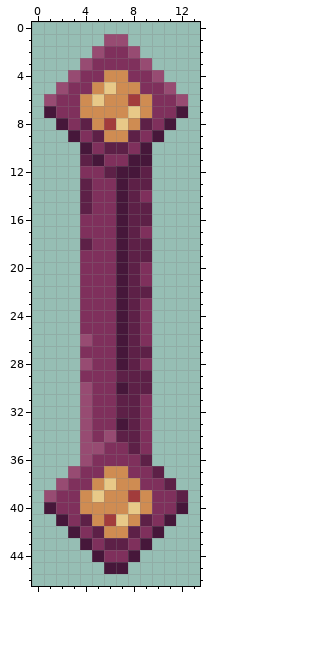
Two versions of one pixel-art sprite, assets/ui/vscroll-grabber.png. The first picture shows the starting point.
The file is 14x47 pixels.
After:
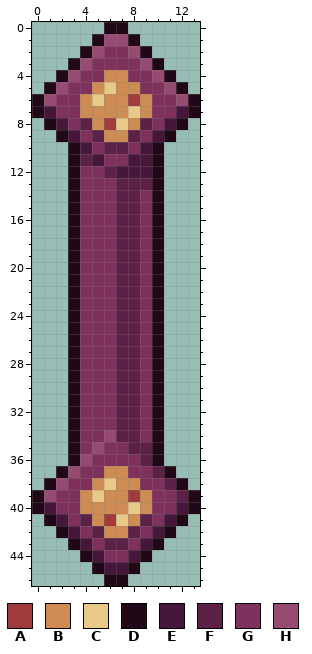
Palette (. is transparent): A #a23c3c  B #cf8c52  C #e8c988  D #200816  E #46173a  F #5d2047  G #7f305c  H #974b72
Changes in this commit:
@@ x 0..13 @@
- 0 ..............
- 1 ......HH......
- 2 .....HGGH.....
- 3 ....HGGGGH....
- 4 ...HGGBBGGH...
- 5 ..HGGBCBBGGH..
- 6 .HGGBCBBABGGH.
- 7 .EGGBBBBCBGGE.
- 8 ..EGFBACBFGE..
- 9 ...EGFBBFGE...
-10 ....EGFFGE....
-11 ....FEGGEE....
-12 ....GGFEEF....
-13 ....FGGEFF....
-14 ....FGGEFG....
-15 ....FGGEFF....
-16 ....GGGEFF....
-17 ....GGGEFG....
-18 ....FGGEFF....
-19 ....GGGEFF....
-20 ....GGGEFG....
-21 ....GGGEFG....
-22 ....GGGEFF....
-23 ....GGGEFG....
-24 ....GGGEFG....
-25 ....GGGEFG....
-26 ....HGGEFG....
-27 ....GGGEFF....
-28 ....HGGEFG....
-29 ....GGGFFF....
-30 ....HGGEFF....
-31 ....HGGFFG....
-32 ....HGGFFG....
-33 ....HGGEFG....
-34 ....HGHFFG....
-35 ....HHGGFG....
-36 ....HGGGGF....
-37 ...HGGBBGGF...
-38 ..HGGBCBBGGF..
-39 .HGGBCBBABGGF.
-40 .EGGBBBBCBGGE.
-41 ..EGFBACBFGE..
-42 ...EGFBBFGE...
-43 ....EGFFGE....
-44 .....EGGE.....
-45 ......EE......
-46 ..............
+ 0 ......DD......
+ 1 .....DHHD.....
+ 2 ....DHGGHD....
+ 3 ...DHGGGGHD...
+ 4 ..DHGGBBGGHD..
+ 5 .DHGGBCBBGGHD.
+ 6 DHGGBCBBABGGHD
+ 7 DEGGBBBBCBGGED
+ 8 .DEGFBACBFGED.
+ 9 ..DEGFBBFGED..
+10 ...DEGFFGED...
+11 ...DFEGGEED...
+12 ...DGGFEEED...
+13 ...DGGGFFFD...
+14 ...DGGGFFGD...
+15 ...DGGGFFGD...
+16 ...DGGGFFGD...
+17 ...DGGGFFGD...
+18 ...DGGGFFGD...
+19 ...DGGGFFGD...
+20 ...DGGGFFGD...
+21 ...DGGGFFGD...
+22 ...DGGGFFGD...
+23 ...DGGGFFGD...
+24 ...DGGGFFGD...
+25 ...DGGGFFGD...
+26 ...DGGGFFGD...
+27 ...DGGGFFGD...
+28 ...DGGGFFGD...
+29 ...DGGGFFGD...
+30 ...DGGGFFGD...
+31 ...DGGGFFGD...
+32 ...DGGGFFGD...
+33 ...DGGGFFGD...
+34 ...DGGHFFGD...
+35 ...DGHGGFFD...
+36 ...DHGGGGFD...
+37 ..DHGGBBGGFD..
+38 .DHGGBCBBGGFD.
+39 DHGGBCBBABGGFD
+40 DEGGBBBBCBGGED
+41 .DEGFBACBFGED.
+42 ..DEGFBBFGED..
+43 ...DEGFFGED...
+44 ....DEGGED....
+45 .....DEED.....
+46 ......DD......
